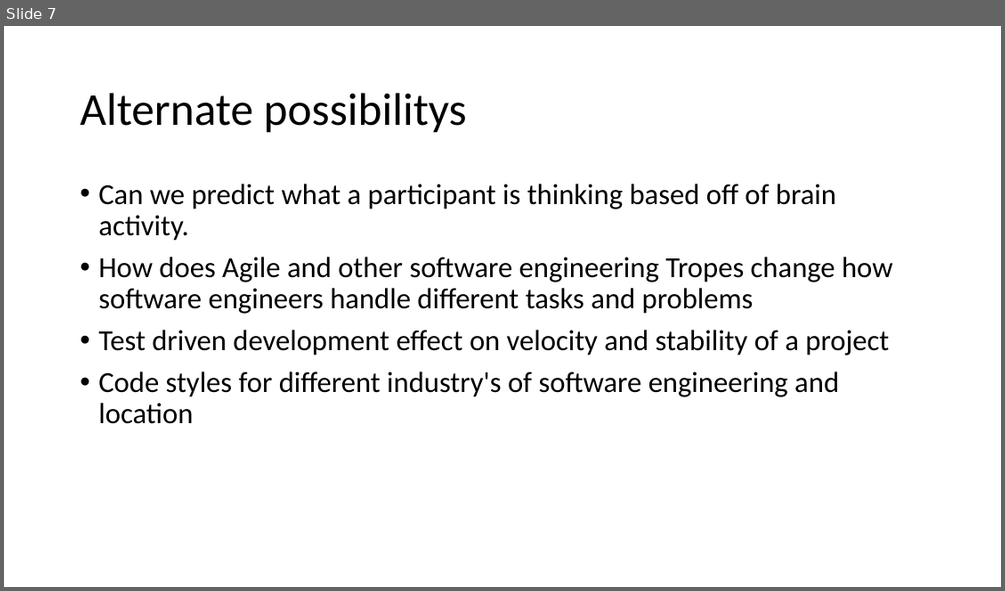
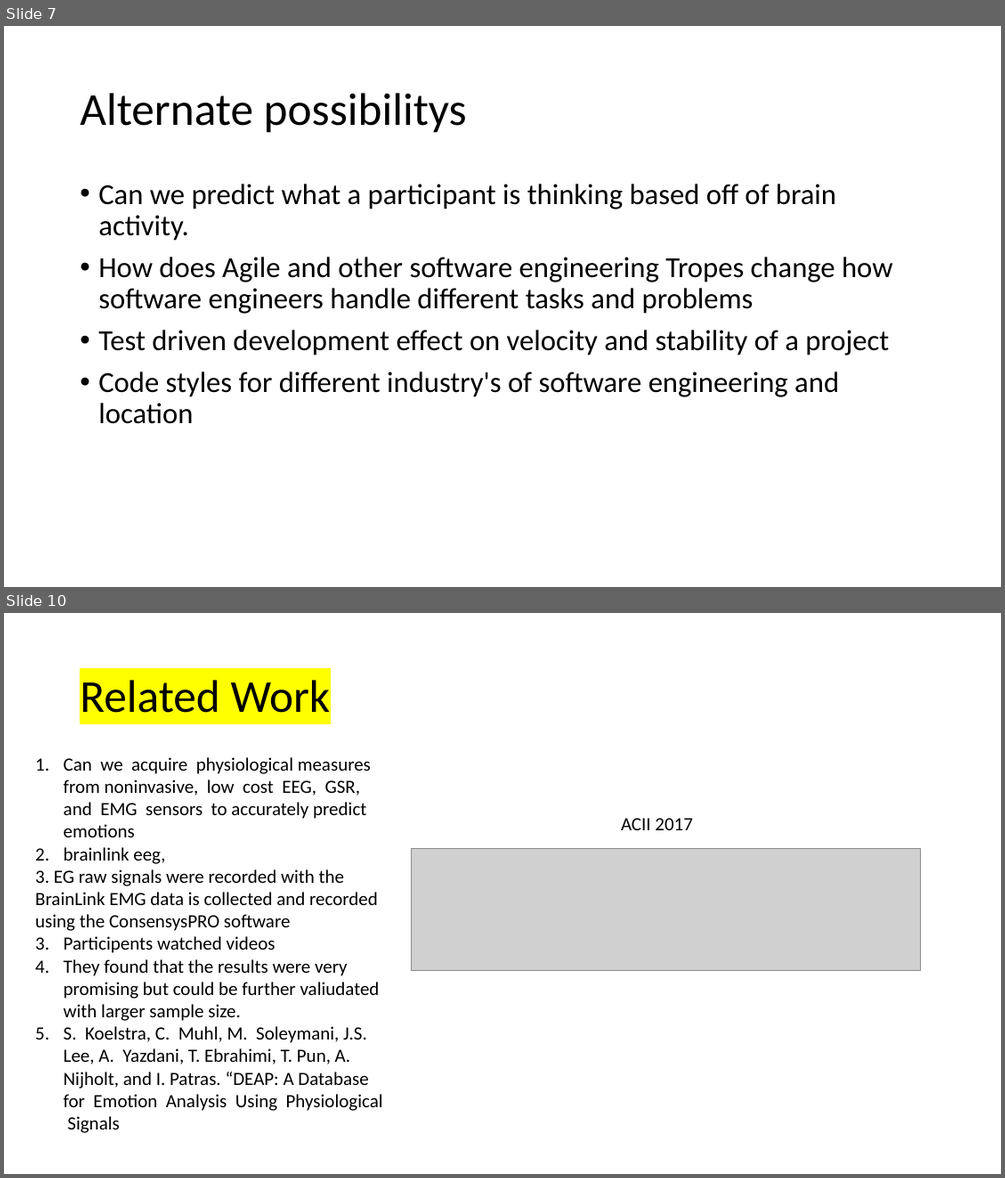
Before and after one commit to nauticalmonkey/CalPolyThesis, a slide deck: Thesis Idea.pptx. Shown one above the other, each under a label of ours: slide 7 before the commit, slides 7 and 10 after it; the slides between them are not shown. The pictures are 1005x591 and 1005x1178 pixels, drawn with LibreOffice and Linux fonts; fonts in the diff are those of the drawing; grey boxes stand for pictures. Boxes give left, top, right and bottom in pixels: in the first picture for what was removed or moved away, otherwise in the second. Text is boxed around its words. In the diff, an @@ line names an element or a change of style, - is before the commit and + after.

```diff
--- a/Thesis Idea.pptx
+++ b/Thesis Idea.pptx
@@ slide 10 added at [4,613,1001,1174], background #FFFFFF @@
@@ title added at [80,680,331,713], 44 pt, text #000000 @@
+Related Work
@@ text added at [35,757,383,1133], 18 pt, text #000000 @@
+1. Can we acquire physiological measures from noninvasive, low cost EEG, GSR, and EMG sensors to accurately predict emotions
+2. brainlink eeg,
+3. EG raw signals were recorded with the BrainLink EMG data is collected and recorded using the ConsensysPRO software
+1. Participents watched videos
+2. They found that the results were very promising but could be further valiudated with larger sample size.
+3. S. Koelstra, C. Muhl, M. Soleymani, J.S. Lee, A. Yazdani, T. Ebrahimi, T. Pun, A. Nijholt, and I. Patras. “DEAP: A Database for Emotion Analysis Using Physiological Signals
@@ text added at [621,818,693,830], 18 pt, text #000000 @@
+ACII 2017
@@ picture added at [411,849,920,971] @@
```
Also in this commit, not shown: 1 slide changed, 2 other slides added.
